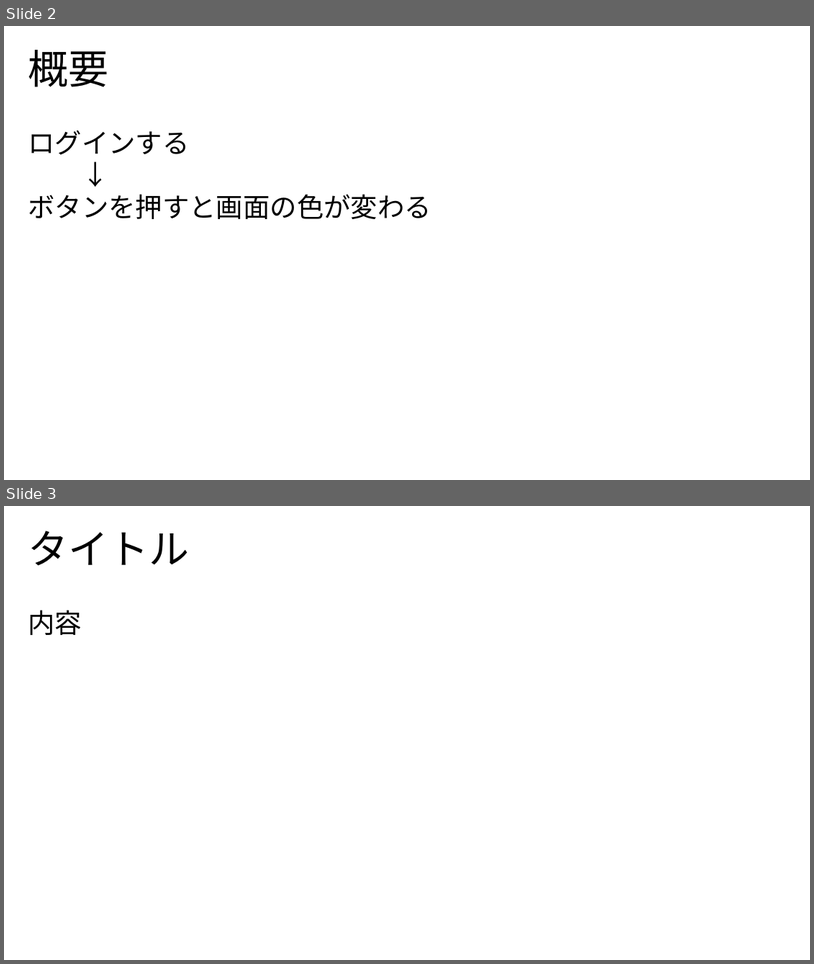
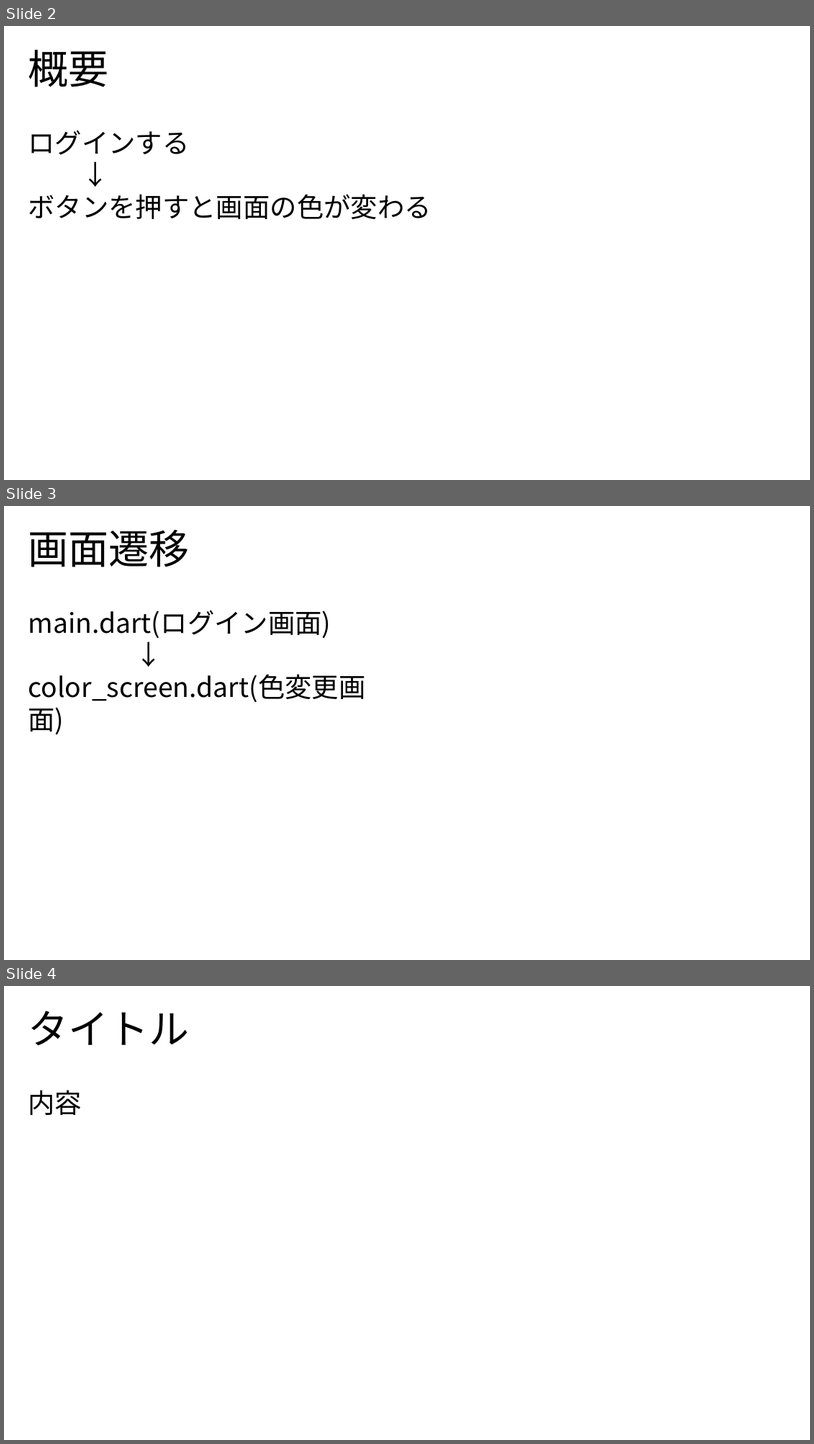
Before and after one commit to utaryu0520/mobile_utagawa, a slide deck: 色変更アプリ.pptx. Shown one above the other, each under a label of ours: slides 2 and 3 before the commit, slides 2, 3 and 4 after it. The pictures are 814x964 and 814x1444 pixels, drawn with LibreOffice and Linux fonts; fonts in the diff are those of the drawing. Boxes give left, top, right and bottom in pixels: in the first picture for what was removed or moved away, otherwise in the second. Text is boxed around its words. In the diff, an @@ line names an element or a change of style, - is before the commit and + after.

```diff
--- a/色変更アプリ.pptx
+++ b/色変更アプリ.pptx
@@ slide 3 added at (4,506,810,960), background #FFFFFF @@
@@ text added at (28,530,190,567), 48 pt, text #000000 @@
+画面遷移
@@ text added at (28,610,366,702), 32 pt, text #000000 @@
+main.dart(ログイン画面)
+↓
+color_screen.dart(色変更画面)
@@ what was slide 3 is now slide 4 @@
```
Also in this commit, not shown: 2 other files.
